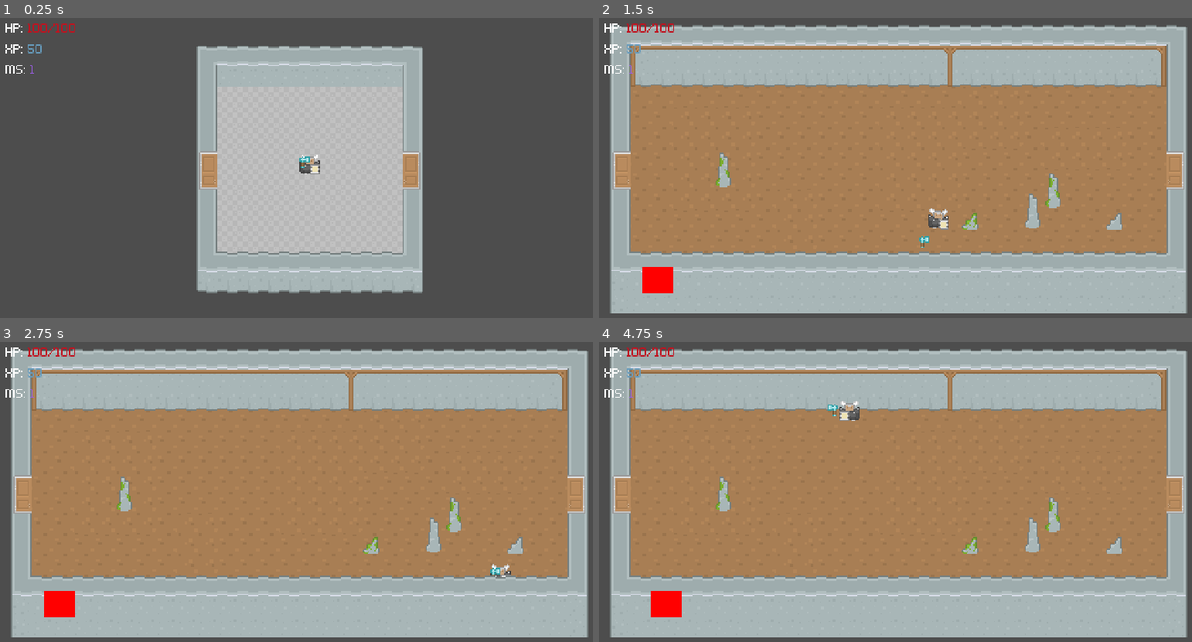
Above: before the commit, frames 1-4 (two rows, left to right).
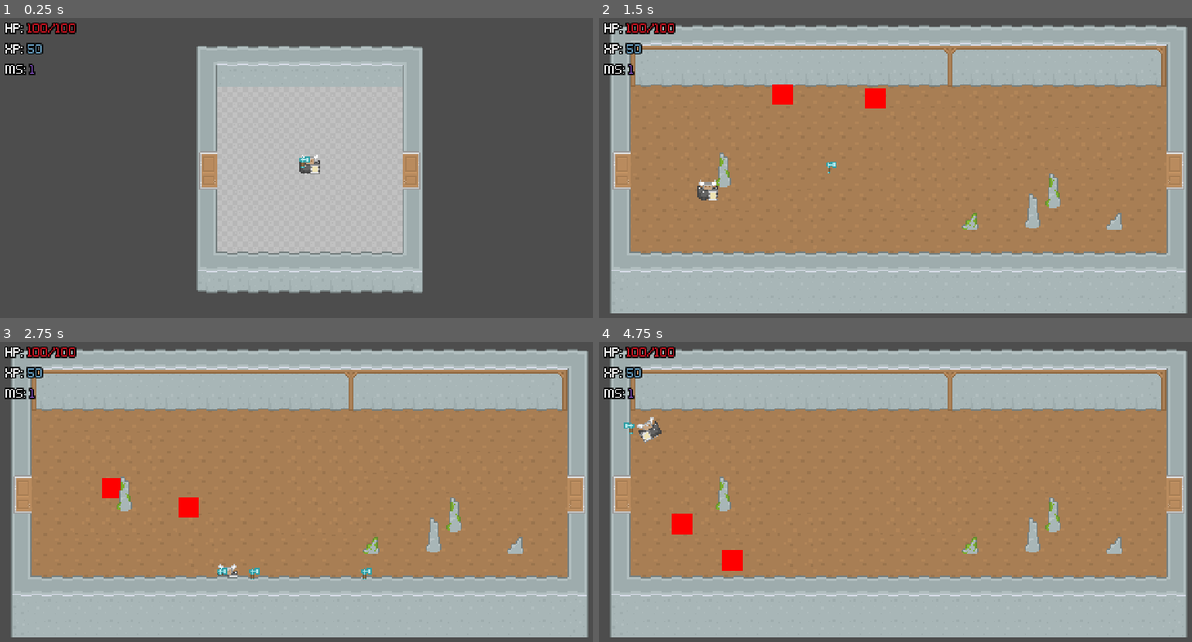
Above: after the commit, the same moments.

Repository: adamico/supreme-chainsaw
Game: Godot game, scene res://src/main/main.tscn
Two runs of this game, one before a commit and one after it. Both use one fixed random seed, a clock stepped at 60 frames per second and the inputs below.
Inputs:
- Up to frame 1 (0.25 s): no input
- Up to frame 2 (1.5 s): hold D (move_right) 0.53-1.28 s; hold Space (attack) 0.53-1.28 s; hold S (move_down) from 1.28 s (still down); tap Space (attack) at 1.35 s
- Up to frame 3 (2.75 s): release S (move_down) at 2.03 s; hold D (move_right) from 2.03 s (still down); hold Space (attack) from 2.03 s (still down); tap E (interact) at 2.1 s
- Up to frame 4 (4.75 s): release D (move_right) at 2.78 s; release Space (attack) at 2.78 s; hold W (move_up) 2.78-3.53 s; tap Space (attack) at 2.85, 4.55 s; hold Space (attack) 3.53-4.28 s; hold A (move_left) from 3.53 s (still down); tap E (interact) at 4.35 s

The runs differ from the first frame. In frame 1, 0.5% of the frame differs, in the area x 0-13%, y 1-20%; in frame 2, 1.9%; in frame 3, 1.7%; in frame 4, 2.0%, in the area x 0-44%, y 1-92%.

Commit message:
Balance enemy and player stats, improve UI card visuals
Adjusted enemy detection range and dash speed, and reduced player speed, acceleration, and friction for better game balance. Updated player attack rate and input handling for attacks. Made battle room enemy and obstacle counts random within a range, and reduced room size and spawn margins. Enhanced UI card offer scenes with font outlines and improved text clarity. Updated theme and color constants for consistency.

Diff:
--- a/src/enemies/enemy.gd
+++ b/src/enemies/enemy.gd
@@ -14,9 +14,9 @@
 }
 
 @export var damage:= 10.0
-@export var detection_range:= 300.0
+@export var detection_range:= 200.0
 @export var walk_speed:= 50.0
-@export var dash_speed:= 300.0
+@export var dash_speed:= 100.0
 @export var experience_reward:= 10.0
 @export var health:= 30.0:
 	set(value):
@@ -59,8 +59,8 @@
 func _update_state_machine(_delta):
 	match current_state:
 		EnemyState.IDLE:
+			# Check if player is within detection range
 			distance_to_player = global_position.distance_to(player_ref.global_position)
-			direction = (player_ref.global_position - global_position).normalized()
 			if distance_to_player < detection_range and distance_to_player > 30:
 				_change_state(EnemyState.MOVING)
 
--- a/src/globals/constants.gd
+++ b/src/globals/constants.gd
@@ -6,4 +6,4 @@
 const EXPERIENCE_COLOR: String = "669BBC"  # Blue
 const MEMORY_SHARD_COLOR: String = "9b5de5"  # Purple
 const DAMAGE_COLOR: String = "003049"  # Dark Blue
-const SKILL_COLOR: String = "826f00"  # Gold
+const SKILL_COLOR: String = "gold"  # Gold
--- a/src/player/player.gd
+++ b/src/player/player.gd
@@ -13,9 +13,9 @@
 }
 
 # Player Movement stats
-@export var speed: float = 200.0
-@export var acceleration: float = 1500.0
-@export var friction: float = 1000.0
+@export var speed: float = 150.0
+@export var acceleration: float = 1000.0
+@export var friction: float = 800.0
 
 # Player stats
 @export var max_health: int:
@@ -72,7 +72,7 @@
 	health = 100
 	experience = 50
 	memory_shards = 1
-	attack_rate = 0.8
+	attack_rate = 0.5
 	_change_state(PlayerState.IDLE)
 	print("Player initialized")
 
@@ -93,7 +93,7 @@
 func _handle_input() -> void:
 	if Input.is_action_just_pressed("interact"):
 		_perform_interact()
-	if Input.is_action_just_pressed("attack"):
+	if Input.is_action_pressed("attack"):
 		_perform_attack()
 
 
--- a/src/resources/new_theme.tres
+++ b/src/resources/new_theme.tres
@@ -60,7 +60,7 @@
 Label/fonts/font = ExtResource("1_ipuwc")
 Label/styles/normal = SubResource("StyleBoxEmpty_rk1u1")
 Panel/styles/panel = ExtResource("2_rk1u1")
-RichTextLabel/colors/default_color = Color(0, 0.188235, 0.286275, 1)
+RichTextLabel/colors/default_color = Color(0, 0.5395, 0.83, 1)
 RichTextLabel/colors/font_outline_color = Color(0, 0, 0, 1)
 RichTextLabel/colors/font_selected_color = Color(0, 0, 0, 0)
 RichTextLabel/colors/font_shadow_color = Color(0, 0, 0, 0)
--- a/src/rooms/battle_room.gd
+++ b/src/rooms/battle_room.gd
@@ -5,12 +5,17 @@
 const GRASPING_WRETCH_SCENE: PackedScene = preload("res://src/enemies/grasping_wretch_enemy.tscn")
 
 # Battle room specific configuration
-@export var enemy_count: int = 1
-@export var obstacle_count: int = 2
+@export var enemy_count: int
+@export var max_enemy_count: int = 3  # Maximum number of enemies to spawn
+@export var obstacle_count: int
+@export var max_obstacle_count: int = 5  # Maximum number of obstacles to spawn
 
 
 func _ready():
 	room_type = RoomType.BATTLE
+
+	enemy_count = randi() % max_enemy_count + 1  # Randomly spawn between 1 and max_enemy_count enemies
+	obstacle_count = randi() % max_obstacle_count + 1  # Randomly spawn between 1 and max_obstacle_count obstacles
 	super._ready()
 
 
@@ -54,7 +59,7 @@
 
 	# Add visual representation - red square for enemy
 	var sprite = Sprite2D.new()
-	sprite.texture = _create_colored_texture(Vector2(24, 24), Color.RED)
+	sprite.texture = _create_colored_texture(Vector2(16, 16), Color.RED)
 	enemy.add_child(sprite)
 
 	return enemy
--- a/src/rooms/battle_room.tscn
+++ b/src/rooms/battle_room.tscn
@@ -28,4 +28,4 @@
 tile_set = ExtResource("1_6c6w6")
 
 [node name="Player" parent="." instance=ExtResource("1_player")]
-position = Vector2(199, 155)
+position = Vector2(67, 135)
--- a/src/rooms/room.gd
+++ b/src/rooms/room.gd
@@ -20,11 +20,12 @@
 }
 
 @export var room_type: RoomType = RoomType.BATTLE
-@export var room_size: Vector2 = Vector2(640, 360)
+@export var room_size: Vector2 = Vector2(320, 180)
 @export var max_features: int = 5
 
 var spawned_features: Array[Node2D] = []
 var feature_spawn_points: Array[Vector2] = []
+var room_margin = 70
 
 @onready var player: CharacterBody2D = $Player
 
@@ -49,10 +50,12 @@
 	# Generate a grid of potential spawn points, avoiding the player start position
 	var player_pos = player.global_position if player else Vector2(320, 180)
 	var spacing = 80
-	var margin = 60
-
-	for x in range(margin, int(room_size.x) - margin, spacing):
-		for y in range(margin, int(room_size.y) - margin, spacing):
+
+	# Ensure spawn points are within room bounds and not too close to the player
+	# Use a grid pattern to evenly distribute spawn points
+	# This can be adjusted based on room size and feature density
+	for x in range(room_margin, int(room_size.x) - room_margin, spacing):
+		for y in range(room_margin, int(room_size.y) - room_margin, spacing):
 			var spawn_point = Vector2(x, y)
 			# Avoid spawning too close to player
 			if spawn_point.distance_to(player_pos) > 100:
@@ -66,8 +69,8 @@
 	if feature_spawn_points.is_empty():
 		# Fallback to random position if no predefined points
 		return Vector2(
-			randf_range(60, room_size.x - 60),
-			randf_range(60, room_size.y - 60)
+			randf_range(room_margin, room_size.x - room_margin),
+			randf_range(room_margin, room_size.y - room_margin)
 		)
 
 	var index = randi() % feature_spawn_points.size()
--- a/src/ui/new_skill_card_offer.tscn
+++ b/src/ui/new_skill_card_offer.tscn
@@ -25,6 +25,8 @@
 unique_name_in_owner = true
 custom_minimum_size = Vector2(0, 24)
 layout_mode = 2
+theme_override_colors/font_outline_color = Color(1, 1, 1, 1)
+theme_override_constants/outline_size = 4
 text = "🔮 New Skill"
 fit_content = true
 vertical_alignment = 1
@@ -48,8 +50,10 @@
 
 [node name="SacrificeText" type="RichTextLabel" parent="MarginContainer/VBoxContainer/CardEffectsContainer/SacrificeContainer"]
 unique_name_in_owner = true
+clip_contents = false
 layout_mode = 2
 size_flags_horizontal = 3
+theme_override_constants/outline_size = 4
 bbcode_enabled = true
 text = "[color=669BBC]50 XP[/color]"
 fit_content = true
@@ -70,9 +74,11 @@
 
 [node name="OfferText" type="RichTextLabel" parent="MarginContainer/VBoxContainer/CardEffectsContainer/OfferContainer"]
 unique_name_in_owner = true
+clip_contents = false
 custom_minimum_size = Vector2(80, 0)
 layout_mode = 2
 size_flags_horizontal = 3
+theme_override_constants/outline_size = 4
 bbcode_enabled = true
 text = "[color=gold]Dash Ability[/color]"
 fit_content = true
--- a/src/ui/perm_buff_card_offer.tscn
+++ b/src/ui/perm_buff_card_offer.tscn
@@ -27,6 +27,9 @@
 unique_name_in_owner = true
 custom_minimum_size = Vector2(0, 24)
 layout_mode = 2
+theme_override_colors/font_outline_color = Color(1, 1, 1, 1)
+theme_override_constants/outline_size = 4
+bbcode_enabled = true
 text = "🔗 Permanent Buff"
 fit_content = true
 vertical_alignment = 1
@@ -50,8 +53,10 @@
 
 [node name="SacrificeText" type="RichTextLabel" parent="MarginContainer/VBoxContainer/CardEffectsContainer/SacrificeContainer"]
 unique_name_in_owner = true
+clip_contents = false
 layout_mode = 2
 size_flags_horizontal = 3
+theme_override_constants/outline_size = 4
 bbcode_enabled = true
 text = "[color=9b5de5]1 Memory Shard[/color]"
 fit_content = true
@@ -75,6 +80,7 @@
 custom_minimum_size = Vector2(80, 0)
 layout_mode = 2
 size_flags_horizontal = 3
+theme_override_constants/outline_size = 4
 bbcode_enabled = true
 text = "[color=C1121F]+5 MAX HP[/color]"
 fit_content = true
@@ -91,9 +97,11 @@
 
 [node name="MemoryText" type="RichTextLabel" parent="MarginContainer/VBoxContainer/CardEffectsContainer/MemoryContainer"]
 unique_name_in_owner = true
+clip_contents = false
 custom_minimum_size = Vector2(80, 0)
 layout_mode = 2
 size_flags_horizontal = 3
+theme_override_constants/outline_size = 4
 bbcode_enabled = true
 text = "but lose a [color=9b5de5]memory[/color]"
 fit_content = true
--- a/src/ui/player_stats.tscn
+++ b/src/ui/player_stats.tscn
@@ -20,23 +20,29 @@
 
 [node name="HealthValue" type="RichTextLabel" parent="VBoxContainer"]
 unique_name_in_owner = true
+clip_contents = false
 custom_minimum_size = Vector2(64, 0)
 layout_mode = 2
 size_flags_vertical = 3
+theme_override_constants/outline_size = 4
 bbcode_enabled = true
 text = "30"
 fit_content = true
 
 [node name="ExperienceValue" type="RichTextLabel" parent="VBoxContainer"]
 unique_name_in_owner = true
+clip_contents = false
 layout_mode = 2
+theme_override_constants/outline_size = 4
 bbcode_enabled = true
 text = "0"
 fit_content = true
 
 [node name="MemoryShardsValue" type="RichTextLabel" parent="VBoxContainer"]
 unique_name_in_owner = true
+clip_contents = false
 layout_mode = 2
+theme_override_constants/outline_size = 4
 bbcode_enabled = true
 text = "0"
 fit_content = true
--- a/src/ui/temp_buff_card_offer.gd
+++ b/src/ui/temp_buff_card_offer.gd
@@ -26,7 +26,7 @@
 	sacrifice_icon.bbcode_text = "💔"
 	sacrifice_text.bbcode_text = "[color=" + Constants.HEALTH_COLOR + "]-" + str(health_cost) + " HP[/color]"
 	offer_icon.bbcode_text = "⚔️"
-	offer_text.bbcode_text = "[color=" + Constants.DAMAGE_COLOR + "]+" + str(damage_bonus) + " DMG[/color]"
+	offer_text.bbcode_text = "+" + str(damage_bonus) + " DMG"
 	duration_text.bbcode_text = "for " + str(duration) + " battle rooms"
 	temp_buff_accept_button.pressed.connect(_on_accept_pressed)
 
--- a/src/ui/temp_buff_card_offer.tscn
+++ b/src/ui/temp_buff_card_offer.tscn
@@ -27,6 +27,8 @@
 unique_name_in_owner = true
 custom_minimum_size = Vector2(0, 24)
 layout_mode = 2
+theme_override_colors/font_outline_color = Color(1, 1, 1, 1)
+theme_override_constants/outline_size = 4
 text = "🕰️ Temporary Buff"
 fit_content = true
 vertical_alignment = 1
@@ -53,6 +55,7 @@
 unique_name_in_owner = true
 layout_mode = 2
 size_flags_horizontal = 3
+theme_override_constants/outline_size = 4
 bbcode_enabled = true
 text = "[color=C1121F]-20 HP[/color]"
 fit_content = true
@@ -73,9 +76,11 @@
 
 [node name="OfferText" type="RichTextLabel" parent="MarginContainer/VBoxContainer/CardEffectsContainer/OfferContainer"]
 unique_name_in_owner = true
+clip_contents = false
 custom_minimum_size = Vector2(80, 0)
 layout_mode = 2
 size_flags_horizontal = 3
+theme_override_constants/outline_size = 4
 bbcode_enabled = true
 text = "+5 DMG"
 fit_content = true
@@ -94,6 +99,7 @@
 custom_minimum_size = Vector2(80, 0)
 layout_mode = 2
 size_flags_horizontal = 3
+theme_override_constants/outline_size = 4
 bbcode_enabled = true
 text = "for 3 battle rooms"
 fit_content = true
